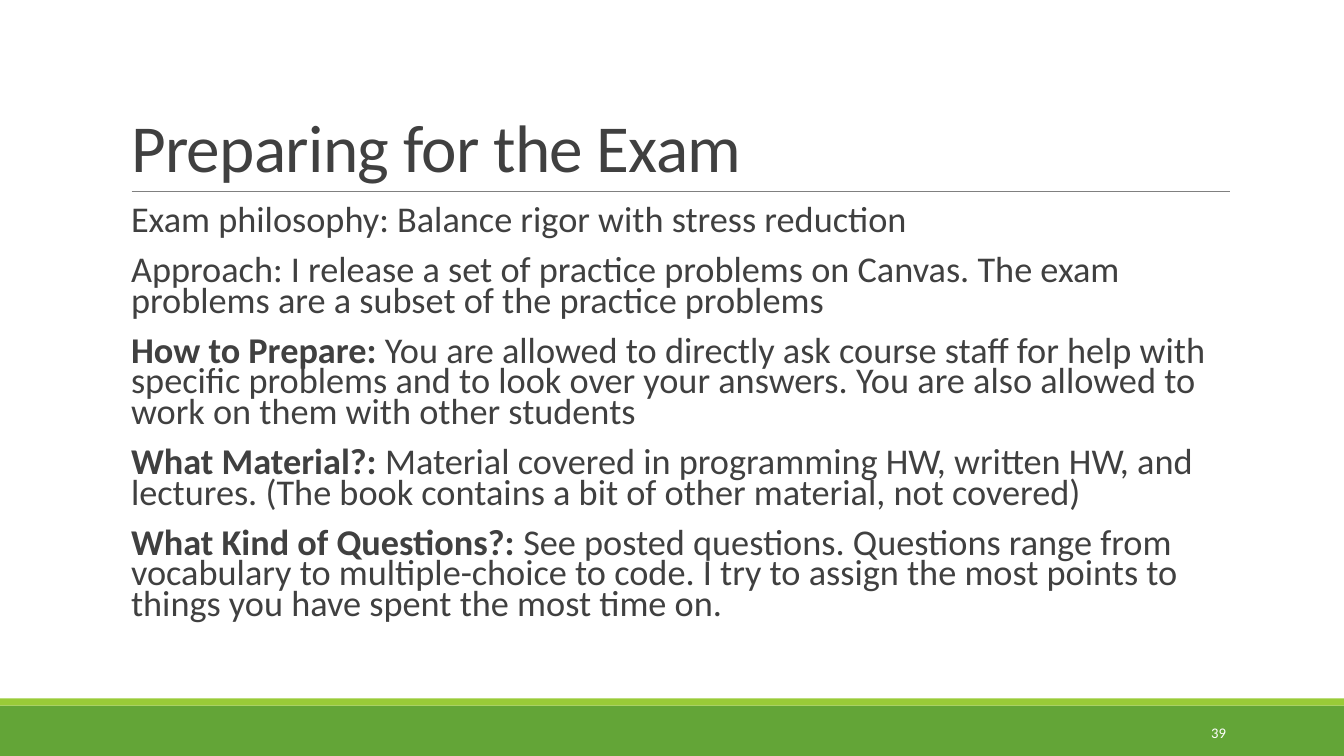
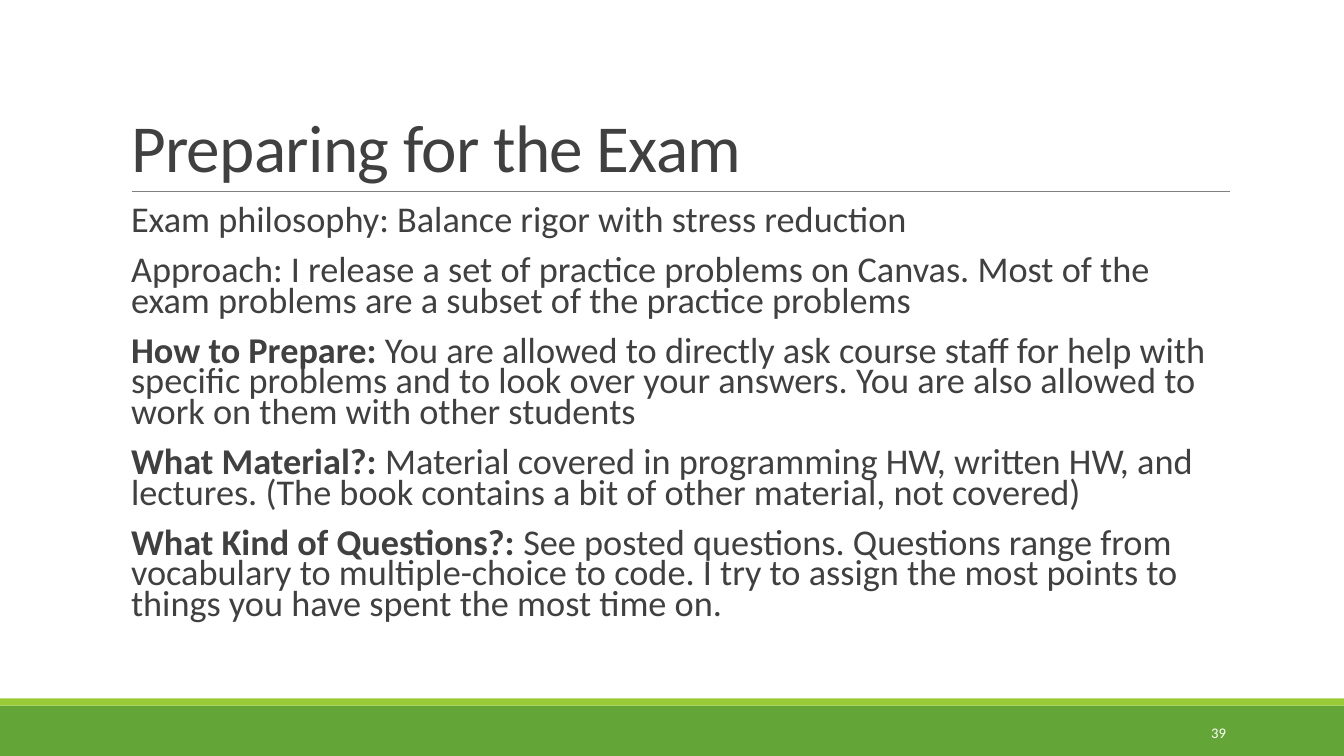
Before and after one commit to rbohrer/pl-course, a slide deck: slide 39 of LectureSlides/12Play.pptx. Drawn at 1344x756 pixels with LibreOffice and Linux fonts; fonts in the diff are those of the drawing. Boxes give left, top, right and bottom in pixels: in the first picture for what was removed or moved away, otherwise in the second. Text is boxed around its words. In the diff, an @@ line names an element or a change of style, - is before the commit and + after.

```diff
--- a/LectureSlides/12Play.pptx
+++ b/LectureSlides/12Play.pptx
@@ text at bbox=[131, 257, 1149, 319]: text changed @@
-  Approach: I release a set of practice problems on Canvas. The exam problems are a subset of the practice problems
+  Approach: I release a set of practice problems on Canvas. Most of the exam problems are a subset of the practice problems
```
Also in this commit, not shown: 6 other files.
